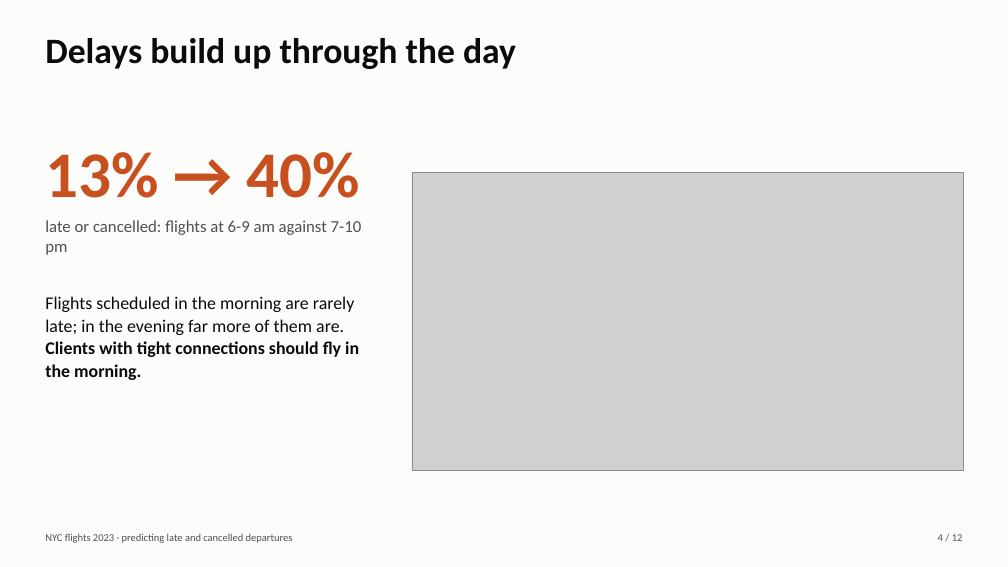
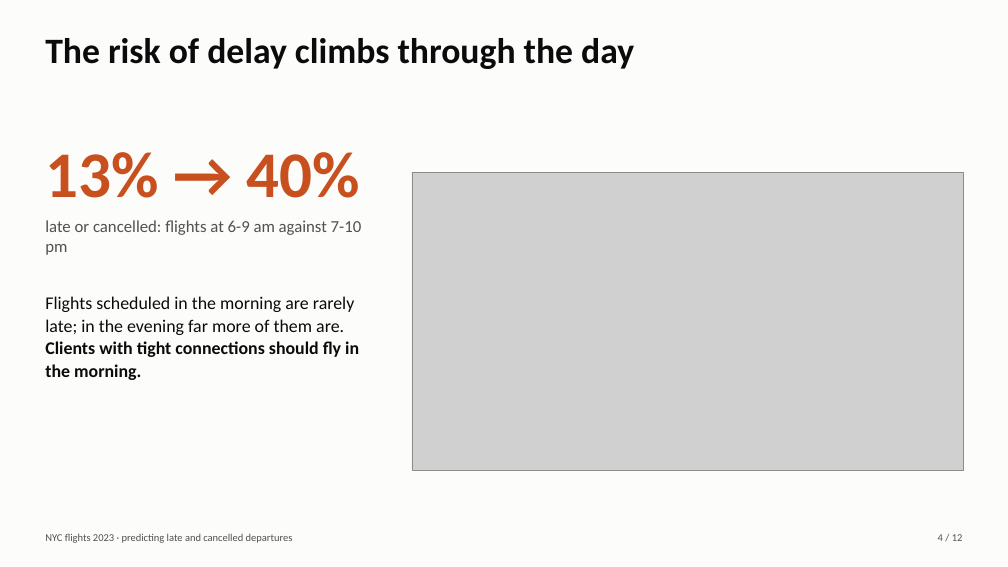
Before and after one commit to bssam99/nyc-flights-2023-delay-prediction, a slide deck: slide 4 of slides/deck.pptx. Drawn at 1008x567 pixels with LibreOffice and Linux fonts; fonts in the diff are those of the drawing; grey boxes stand for pictures. Boxes give left, top, right and bottom in pixels: in the first picture for what was removed or moved away, otherwise in the second. Text is boxed around its words. In the diff, an @@ line names an element or a change of style, - is before the commit and + after.

```diff
--- a/slides/deck.pptx
+++ b/slides/deck.pptx
@@ text at bbox=[45, 38, 634, 69]: text changed @@
-Delays build up through the day
+The risk of delay climbs through the day
```
Also in this commit, not shown: 3 other slides changed, 41 other files.
